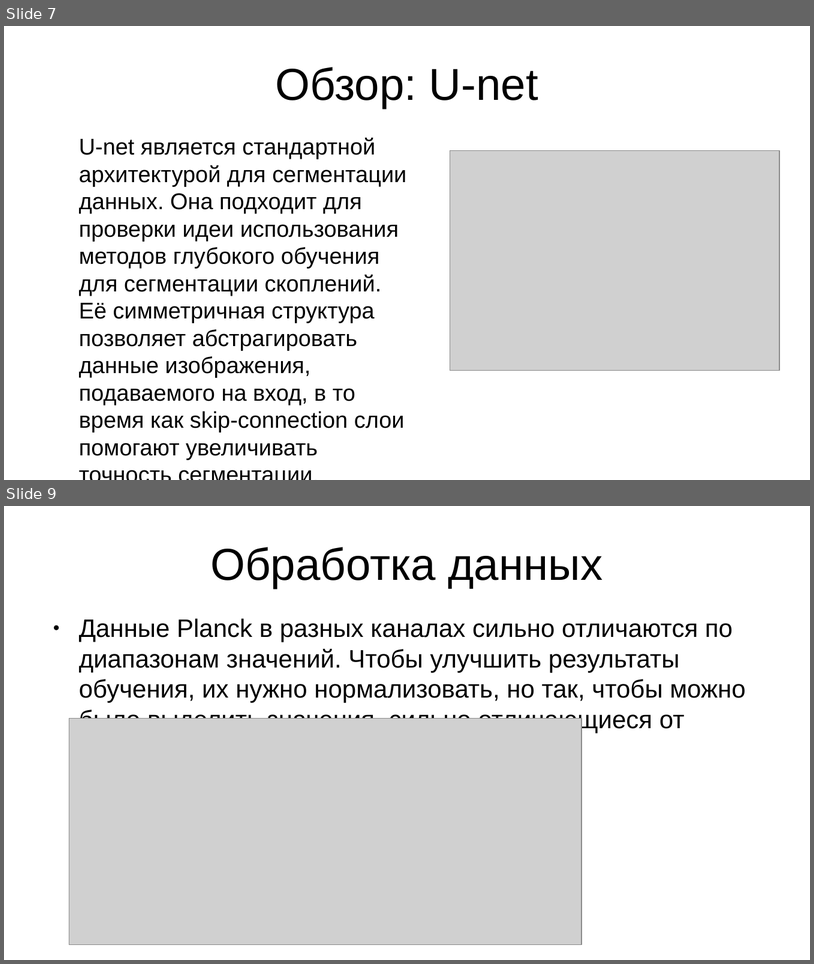
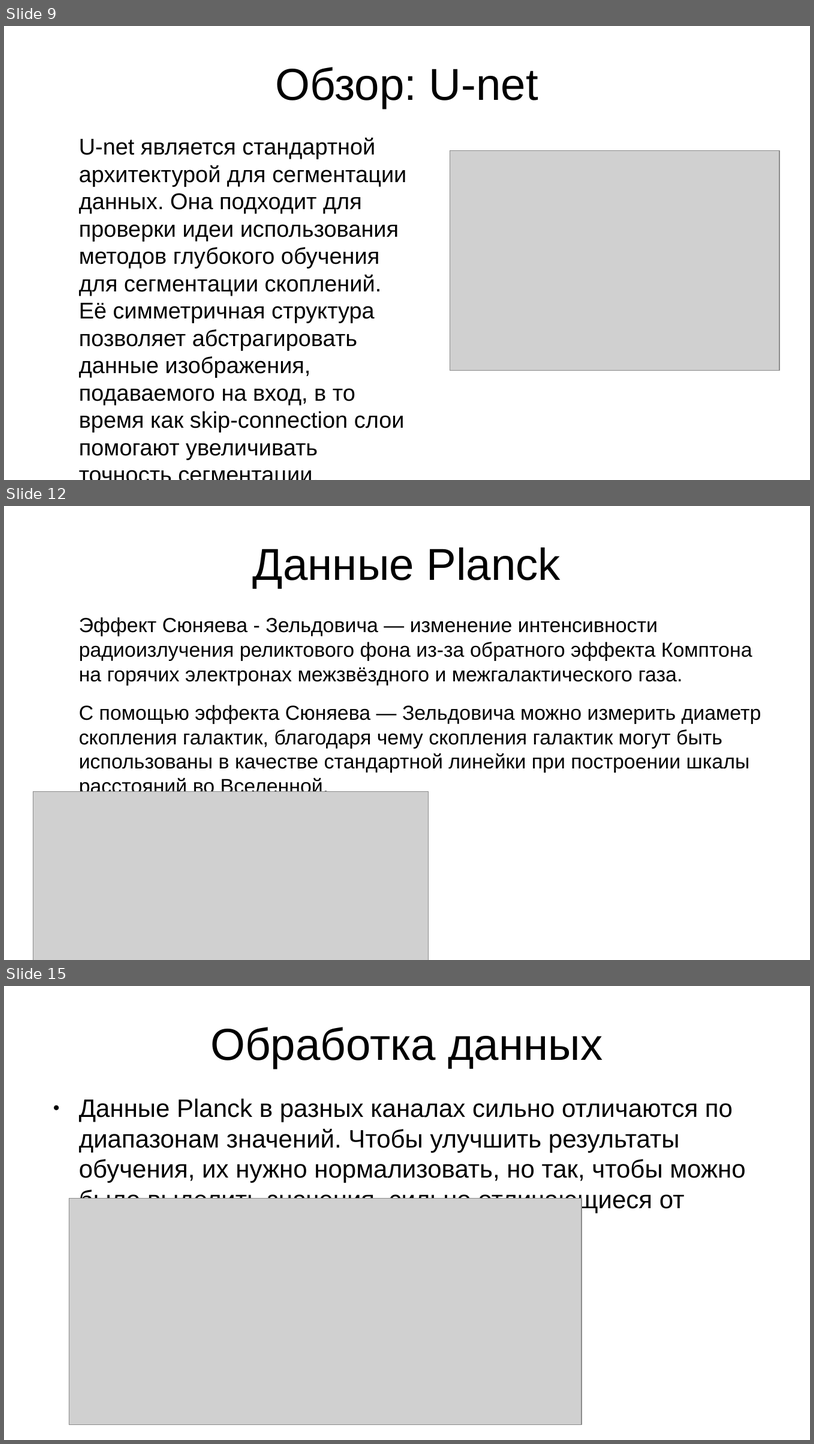
Before and after one commit to rt2122/data-segmentation-2, a slide deck: text/sem.odp. Shown one above the other, each under a label of ours: slides 7 and 9 before the commit, slides 9, 12 and 15 after it; the slides between them are not shown. The pictures are 814x964 and 814x1444 pixels, drawn with LibreOffice and Linux fonts; fonts in the diff are those of the drawing; grey boxes stand for pictures. Boxes give left, top, right and bottom in pixels: in the first picture for what was removed or moved away, otherwise in the second. Text is boxed around its words. In the diff, an @@ line names an element or a change of style, - is before the commit and + after.

```diff
--- a/text/sem.odp
+++ b/text/sem.odp
@@ slide 12 added at (4,506,810,960), background #FFFFFF @@
@@ title added at (253,547,561,588), 44 pt, text #000000 @@
+Данные Planck
@@ text added at (79,617,762,772), 20 pt, text #000000 @@
+Эффект Сюняева - Зельдовича — изменение интенсивности радиоизлучения реликтового фона из-за обратного эффекта Комптона на горячих электронах межзвёздного и межгалактического газа.
+С помощью эффекта Сюняева — Зельдовича можно измерить диаметр скопления галактик, благодаря чему скопления галактик могут быть использованы в качестве стандартной линейки при построении шкалы расстояний во Вселенной.
@@ picture added at (33,792,428,960) @@
@@ what was slide 7 is now slide 9 @@
@@ what was slide 9 is now slide 15 @@
```
Also in this commit, not shown: 7 slides changed, 9 other slides added, 8 other files.
